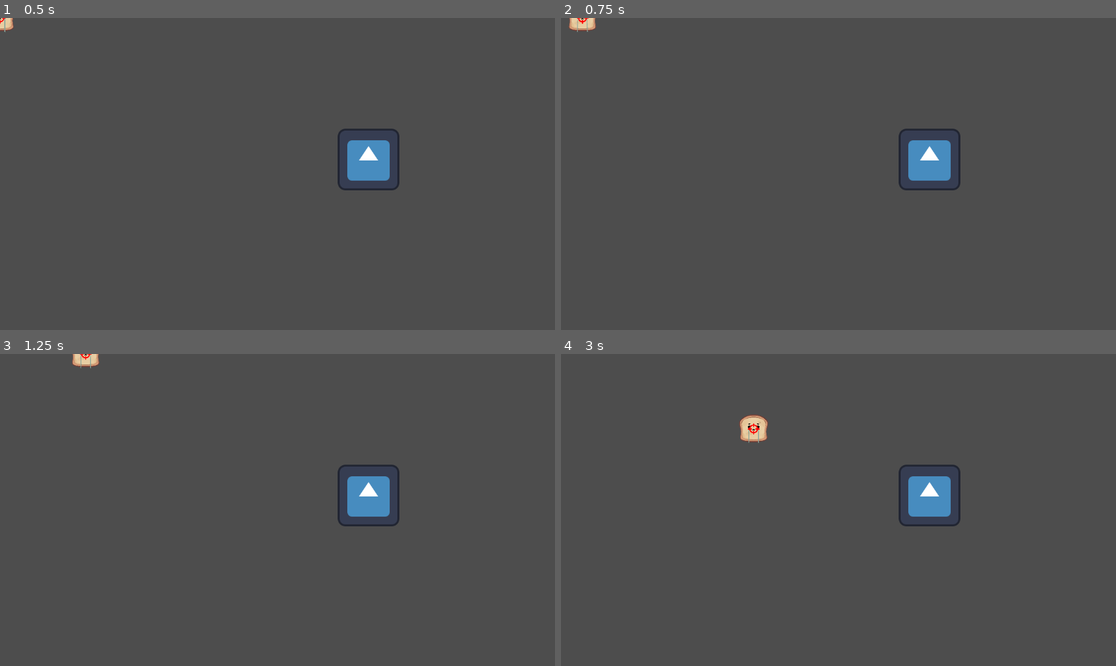
Above: before the commit, frames 1-4 (two rows, left to right).
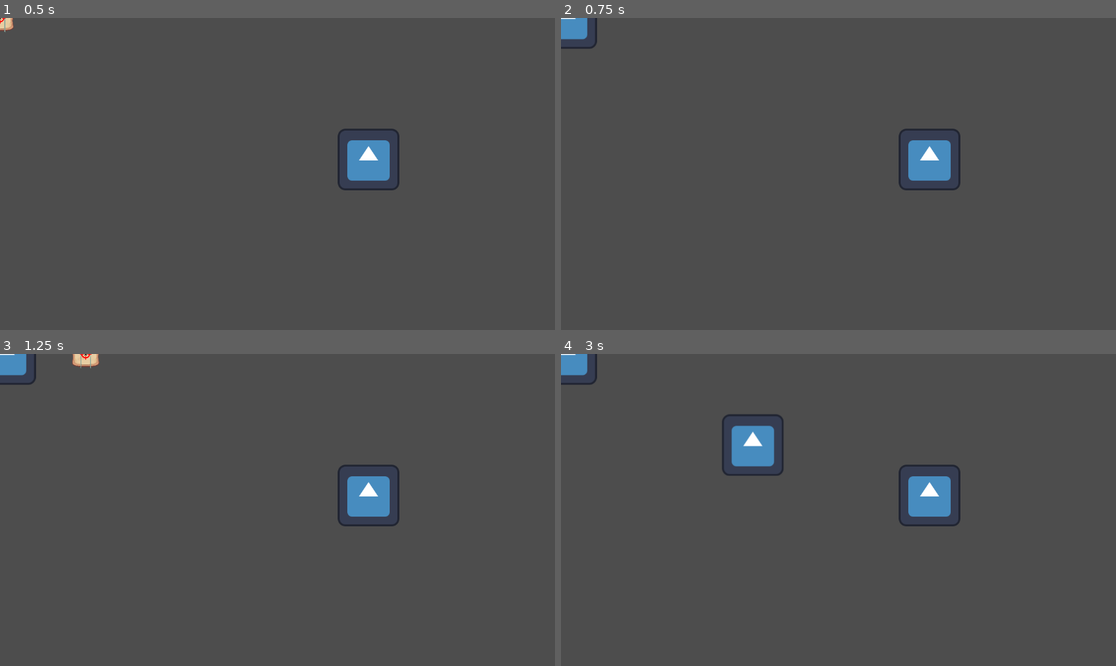
Above: after the commit, the same moments.

Repository: BenjaminSundvall/fall-game-jam-2023
Game: Godot game, scene res://Scene/test.tscn
The game is run twice, just before and just after one commit, with the same random seed, the same clock (stepped at 60 frames per second) and the same inputs. The engine's default icon, where the game draws it, is replaced by a stand-in: a white triangle on a blue panel in a dark square.
Inputs (mouse positions are in pixels of both pictures, inside the frame that each line leads up to):
- Up to frame 1 (0.5 s): no input
- Up to frame 2 (0.75 s): tap Enter at 0.5 s; move the mouse to (960, 158) at 0.52 s; hold D (MoveRight) from 0.53 s (still down); click (960, 158) at 0.6 s
- Up to frame 3 (1.25 s): keep holding D (MoveRight)
- Up to frame 4 (3 s): move the mouse to (727, 525) at 1.27 s; release D (MoveRight) at 1.28 s; hold S (MoveDown) 1.28-2.03 s; right-click (727, 525) at 1.35 s; move the mouse to (894, 441) at 2.02 s; hold D (MoveRight) 2.03-2.78 s; tap E (Interact) at 2.1 s; move the mouse to (810, 572) at 2.77 s; hold W (MoveUp) from 2.78 s (still down); click (810, 572) at 2.85 s

Frame 1 is identical in both runs. In frame 2, 0.5% of the frame differs, in the area x 0-7%, y 0-10%; in frame 3, 0.4%; in frame 4, 1.8%, in the area x 0-41%, y 0-39%.

Commit message:
Fixed bugfix in friendly fire

Diff:
--- a/godot/Bullet/bullet.gd
+++ b/godot/Bullet/bullet.gd
@@ -19,7 +19,7 @@
 	pass
 
 func _on_body_entered(body):
-	if (friendly in ["players, enemies"]):
+	if (friendly in ["players", "enemies"]):
 		if(!body.is_in_group(friendly)):
 			body.take_damage(damage)
 			queue_free()
